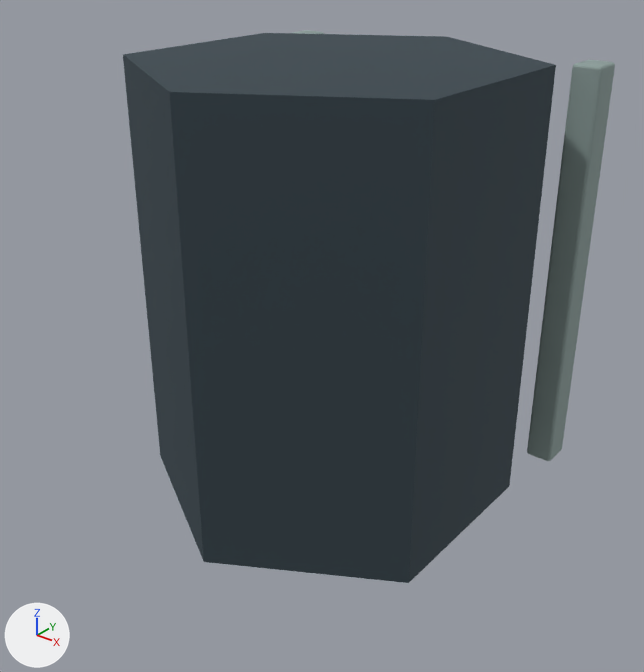
The glTF model godot/campaign/art/structures/receiver-shaft-0.glb as it was, and as the next commit left it.
The view is the same before and after, from a camera (50 mm lens) standing at (1.122, -1.435, 1.262) and looking at (0.014, -0.049, 0.403). Lighting does not change. The marker at lower left points along +X, +Y and +Z. The picture after the commit comes second. Where no turn or scale is listed for an object, it has been applied to the vertices. Vertices at exactly the same position are counted once.

Script lines for the objects in view, before the commit:
```python
me_cube = bpy.data.meshes.new('Cube')
me_cube.from_pydata(...)  # 112 vertices, 216 faces; spans x -0.412..0.412, y 0.342..0.418, z 0.03..0.97
me_cube.materials.append(mat_receiver_1)  # grey #91a3a0
me_cube_002 = bpy.data.meshes.new('Cube.002')
me_cube_002.from_pydata(...)  # 56 vertices, 108 faces; spans x -0.195..0.195, y 0.374..0.402, z 0.38..0.68
me_cube_002.materials.append(mat_receiver_2)  # dark blue #263c48
me_cube_003 = bpy.data.meshes.new('Cube.003')
me_cube_003.from_pydata(...)  # 56 vertices, 108 faces; spans x -0.145..0.145, y 0.398..0.416, z 0.43..0.63
me_cube_003.materials.append(mat_receiver_4)  # cyan #86b7be
me_cube_004 = bpy.data.meshes.new('Cube.004')
me_cube_004.from_pydata(...)  # 168 vertices, 324 faces; spans x -0.125..0.125, y 0.416..0.428, z 0.445..0.636
me_cube_004.materials.append(mat_receiver_3)  # orange #bf9766
me_cylinder = bpy.data.meshes.new('Cylinder')
me_cylinder.from_pydata(...)  # a 6-sided cylinder along z spanning x -0.372..0.372, y -0.43..0.43, z 0.015..0.985
me_cylinder.materials.append(mat_receiver_0)  # greyish blue #45535b
ob_receiver_0 = bpy.data.objects.new('receiver_0', me_cylinder)
ob_receiver_0.location = (0.0, 0.0, 0.0)
ob_receiver_1 = bpy.data.objects.new('receiver_1', me_cube)
ob_receiver_1.location = (0.0, 0.0, 0.0)
ob_receiver_2 = bpy.data.objects.new('receiver_2', me_cube_002)
ob_receiver_2.location = (0.0, 0.0, 0.0)
ob_receiver_3 = bpy.data.objects.new('receiver_3', me_cube_004)
ob_receiver_3.location = (0.0, 0.0, 0.0)
ob_receiver_4 = bpy.data.objects.new('receiver_4', me_cube_003)
ob_receiver_4.location = (0.0, 0.0, 0.0)
```
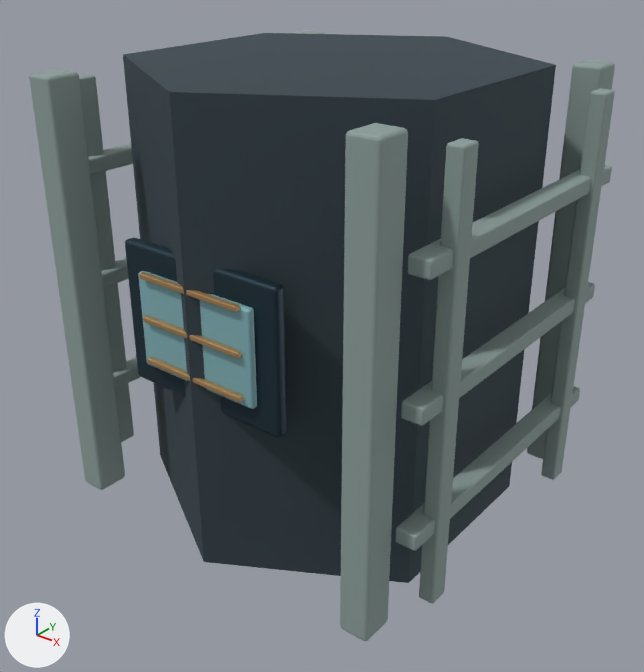
The change, as a diff of the scene's bpy script:
```diff
--- a/godot/campaign/art/structures/receiver-shaft-0.glb.py
+++ b/godot/campaign/art/structures/receiver-shaft-0.glb.py
@@ me_cube @@
-me_cube.from_pydata(...)  # 112 vertices, 216 faces; spans x -0.412..0.412, y 0.342..0.418, z 0.03..0.97
+me_cube.from_pydata(...)  # 784 vertices, 1512 faces; spans x -0.47..0.47, y -0.418..0.418, z 0.03..0.97
+# me_cube part 1: the loose piece of 56 vertices spanning x -0.412..-0.347, y 0.342..0.418, z 0.03..0.97 is copied, and the copy is moved by (0.0, -0.76, 0.0); it spans x -0.412..-0.347, y -0.418..-0.343, z 0.03..0.97
+# me_cube part 2: the loose piece of 56 vertices spanning x 0.347..0.412, y 0.342..0.418, z 0.03..0.97 is copied, and the copy is moved by (0.0, -0.76, 0.0); it spans x 0.347..0.412, y -0.418..-0.343, z 0.03..0.97
+# me_cube part 3: 280 vertices added at x -0.47..-0.417, y -0.345..0.345, z 0.06..0.94
+# me_cube part 4: 280 vertices added at x 0.417..0.47, y -0.345..0.345, z 0.06..0.94
 me_cube.materials.append(mat_receiver_1)
@@ me_cube_002 @@
-me_cube_002.from_pydata(...)  # 56 vertices, 108 faces; spans x -0.195..0.195, y 0.374..0.402, z 0.38..0.68
+me_cube_002.from_pydata(...)  # 112 vertices, 216 faces; spans x -0.195..0.195, y -0.402..0.402, z 0.38..0.68
+# me_cube_002 part 5: the loose piece of 56 vertices spanning x -0.195..0.195, y 0.374..0.402, z 0.38..0.68 is copied, and the copy is moved by (0.0, -0.776, 0.0); it spans x -0.195..0.195, y -0.402..-0.374, z 0.38..0.68
 me_cube_002.materials.append(mat_receiver_2)
@@ me_cube_003 @@
-me_cube_003.from_pydata(...)  # 56 vertices, 108 faces; spans x -0.145..0.145, y 0.398..0.416, z 0.43..0.63
+me_cube_003.from_pydata(...)  # 112 vertices, 216 faces; spans x -0.145..0.145, y -0.416..0.416, z 0.43..0.63
+# me_cube_003 part 6: the loose piece of 56 vertices spanning x -0.145..0.145, y 0.398..0.416, z 0.43..0.63 is copied, and the copy is moved by (0.0, -0.814, 0.0); it spans x -0.145..0.145, y -0.416..-0.398, z 0.43..0.63
 me_cube_003.materials.append(mat_receiver_4)
@@ me_cube_004 @@
-me_cube_004.from_pydata(...)  # 168 vertices, 324 faces; spans x -0.125..0.125, y 0.416..0.428, z 0.445..0.636
+me_cube_004.from_pydata(...)  # 336 vertices, 648 faces; spans x -0.125..0.125, y -0.428..0.428, z 0.444..0.636
+# me_cube_004 part 7: the loose piece of 56 vertices spanning x -0.125..0.125, y 0.416..0.428, z 0.445..0.456 is copied, and the copy is moved by (0.0, -0.844, 0.0); it spans x -0.125..0.125, y -0.428..-0.416, z 0.444..0.455
+# me_cube_004 part 8: the loose piece of 56 vertices spanning x -0.125..0.125, y 0.416..0.428, z 0.535..0.546 is copied, and the copy is moved by (0.0, -0.844, 0.0); it spans x -0.125..0.125, y -0.428..-0.416, z 0.535..0.546
+# me_cube_004 part 9: the loose piece of 56 vertices spanning x -0.125..0.125, y 0.416..0.428, z 0.625..0.636 is copied, and the copy is moved by (0.0, -0.844, 0.0); it spans x -0.125..0.125, y -0.428..-0.416, z 0.624..0.636
 me_cube_004.materials.append(mat_receiver_3)
```

Where the change shows, as pixel boxes [x1, y1, x2, y2] in the pictures (644 x 672 px):
'receiver_1', reshaped (81% wider, 42% taller)
    before: [292, 30, 615, 461]
    after: [29, 30, 615, 641]
'receiver_2', reshaped (not visible before)
    after: [125, 237, 287, 437]
'receiver_4', reshaped (not visible before)
    after: [138, 271, 257, 409]
'receiver_3', reshaped (not visible before)
    after: [139, 272, 244, 402]
part 1 of me_cube, added
    after: [29, 69, 125, 490]
part 2 of me_cube, added
    after: [340, 123, 408, 641]
part 3 of me_cube, added
    after: [79, 74, 140, 442]
part 4 of me_cube, added
    after: [396, 88, 615, 604]
part 7 of me_cube_004, added (orange)
    after: [147, 357, 244, 402]
part 8 of me_cube_004, added (orange)
    after: [143, 315, 242, 358]
part 9 of me_cube_004, added (orange)
    after: [139, 272, 240, 312]
